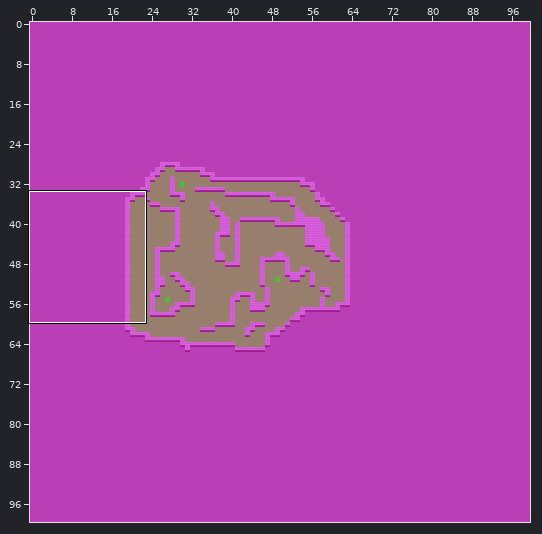
Tiled map, stored at raw-assets/tilemaps/main.tmx. The first picture is a wide view before the edit; the outline marks the close-up.
Close-up. Before the edit:
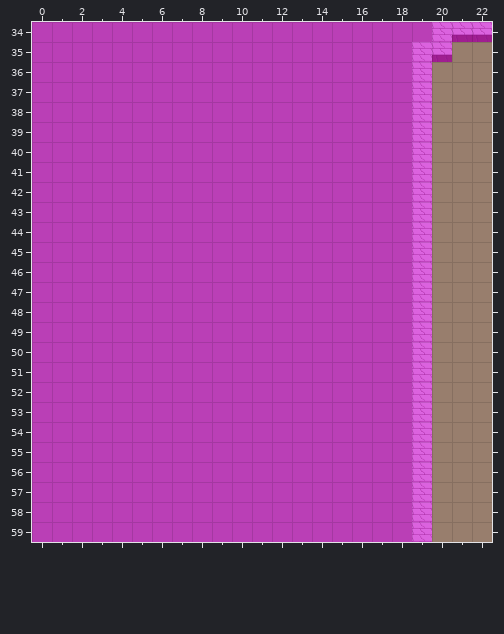
Cells are 128x128 px. Shown: x 0..22, y 34..59. The commit also changed other parts of the map, which this record leaves out. Tiles whose own drawing changed are shown in their newer look in all pictures.
The same view after the edit:
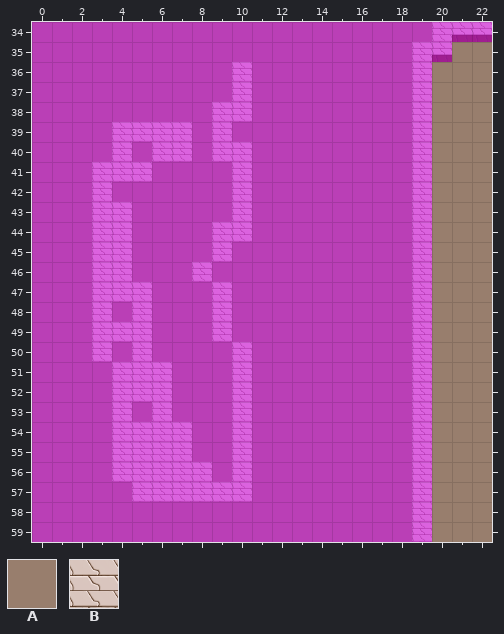
Key: from "terrain": A 0, B 2.
_ is an empty cell.
Tiles replaced or removed in this view: A.
Difference:
Changed rows in their new state; . is an unchanged cell.
Layer "terrain":
first column x 3:
36 .......B
37 .......B
38 ......BB
39 .BBBB.B.
40 .B.BB.BB
41 BBB....B
42 B......B
43 BB.....B
44 BB....BB
45 BB....B.
46 BB...B..
47 BBB...B.
48 B.B...B.
49 BBB...B.
50 B.B....B
51 .BBB...B
52 .BBB...B
53 .B.B...B
54 .BBBB..B
55 .BBBB..B
56 .BBBBB.B
57 ..BBBBBB
